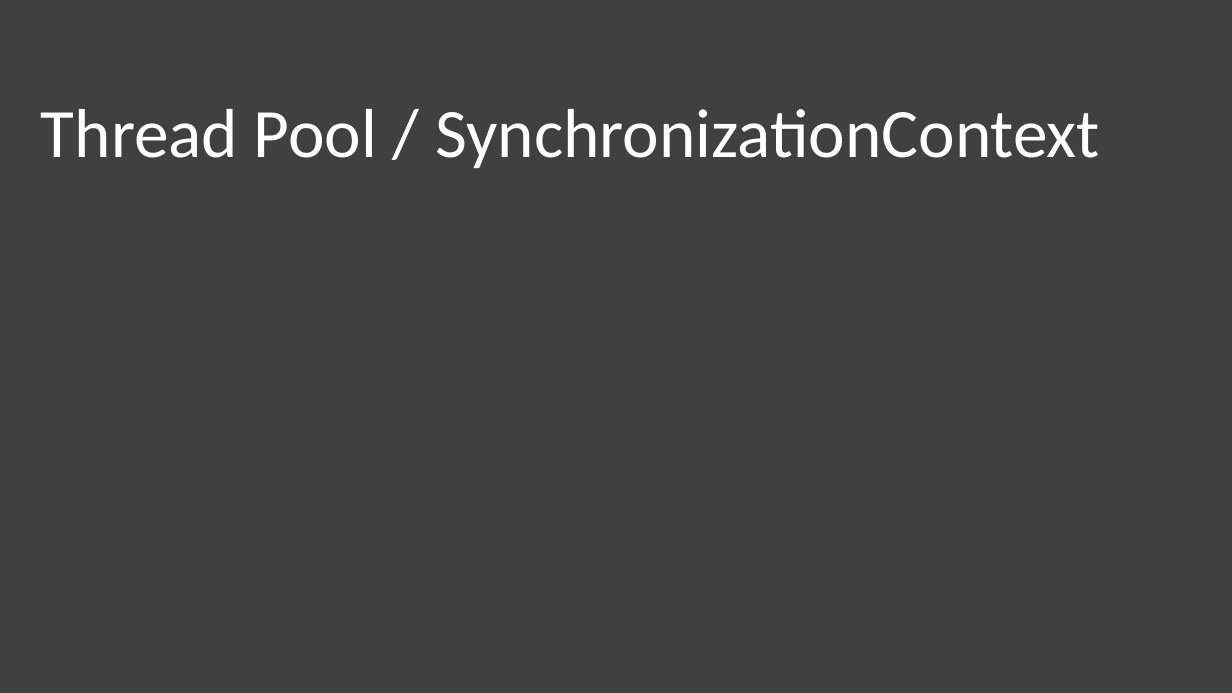
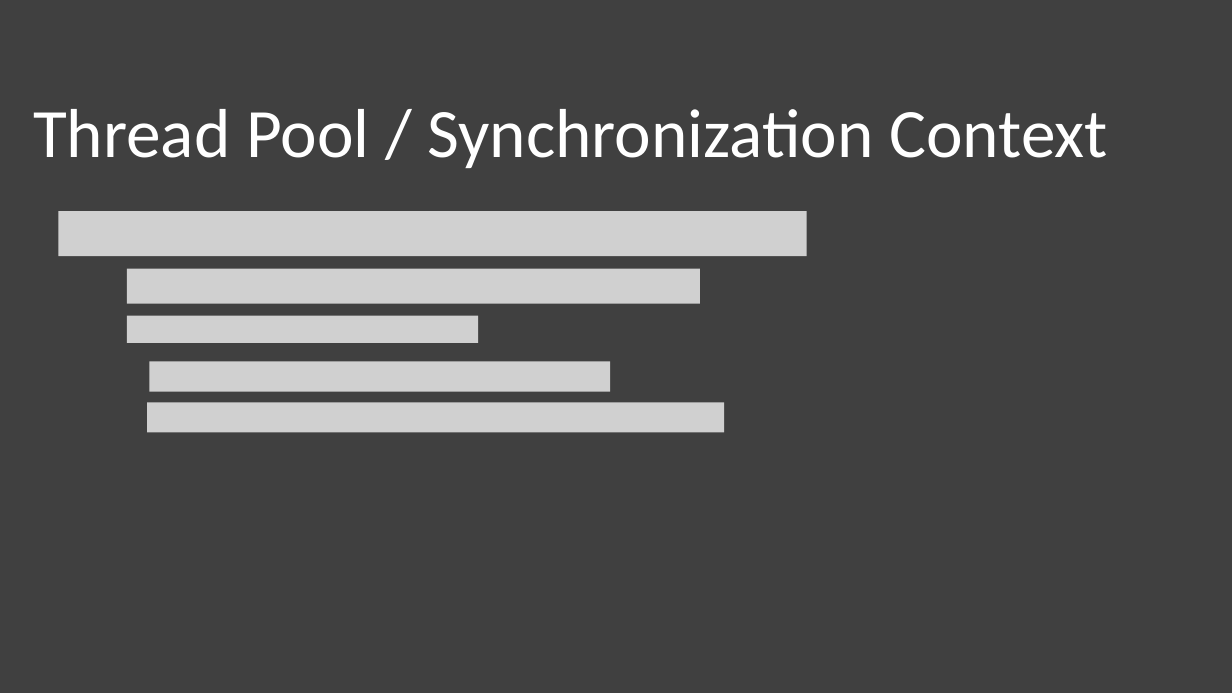
Before and after one commit to sostenes198/.NET-Estudos, a slide deck: slide 2 of AsyncAwait/Apresentacao-Squadra/Apresentacao-Async-Await.pptx. Drawn at 1232x693 pixels with LibreOffice and Linux fonts; fonts in the diff are those of the drawing; grey boxes stand for pictures; background and template pictures are left out. Boxes give left, top, right and bottom in pixels: in the first picture for what was removed or moved away, otherwise in the second. Text is boxed around its words. In the diff, an @@ line names an element or a change of style, - is before the commit and + after.

```diff
--- a/AsyncAwait/Apresentacao-Squadra/Apresentacao-Async-Await.pptx
+++ b/AsyncAwait/Apresentacao-Squadra/Apresentacao-Async-Await.pptx
@@ text at [33, 109, 1107, 168]: spaces changed @@
-Thread Pool / SynchronizationContext
+Thread Pool / Synchronization Context
@@ picture added at [58, 212, 807, 257] @@
@@ picture added at [127, 269, 700, 304] @@
@@ picture added at [127, 316, 478, 344] @@
@@ picture added at [150, 361, 611, 392] @@
@@ picture added at [147, 402, 725, 433] @@
```
Also in this commit, not shown: 3 other slides changed, 23 slides added, 1 slide removed, 10 other files.
